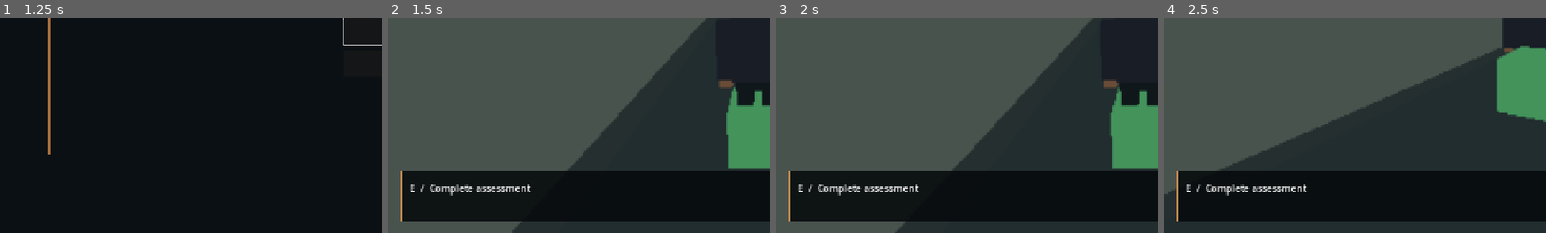
Above: before the commit, frames 1-4 (left to right).
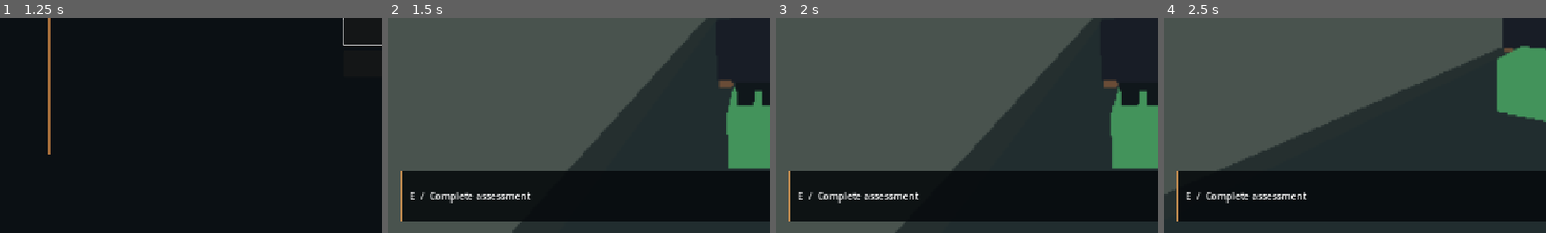
Above: after the commit, the same moments.

Repository: CoolgamerProXD/Stealty-Assasin-redesigned-computing-machine-Beta
Game: Godot game, scene res://scenes/main_menu.tscn
The game is run twice, just before and just after one commit, with the same random seed, the same clock (stepped at 60 frames per second) and the same inputs.
Inputs (mouse positions are % of the whole screen's width and height, from its top left):
- Up to frame 1 (1.25 s): click "CAMPAIGN / NEXT ASSIGNMENT" at 0.5 s
- Up to frame 2 (1.5 s): click "BEGIN ASSIGNMENT" at 1.25 s
- Up to frame 3 (2 s): no input
- Up to frame 4 (2.5 s): move the mouse to (55, 50) at 2.02 s; hold W (move_forward) from 2.03 s (still down); hold C (crouch) from 2.03 s (still down); click (55, 50) at 2.17 s
The pictures show only the part of the screen within x 0-50%, y 50-100%; the shares and areas given below are measured in that part.

Frame 1 is identical in both runs. In frame 2, 1.3% of the frame differs, in the area x 5-38%, y 77-87%; in frame 3, 1.3%; in frame 4, 1.3%.

Commit message:
Stabilize cover regression and declutter interaction feedback
Co-authored-by: arena-agent <297053741+arena-agent@users.noreply.github.com>

Diff:
--- a/scripts/world/hotel.gd
+++ b/scripts/world/hotel.gd
@@ -26,6 +26,8 @@
 @export var instinct_target_color: Color = Color(1.0, 0.08, 0.05)
 @export var instinct_item_color: Color = Color(1.0, 0.82, 0.05)
 var message: String = ""
+var last_message: String = ""
+var message_remaining: float = 0.0
 
 func mission_id() -> String:
  return "meridian"
@@ -315,6 +317,8 @@
  ambience_audio.play()
  prompt = Label.new()
  prompt.add_theme_font_size_override("font_size", 16)
+ prompt.autowrap_mode = TextServer.AUTOWRAP_WORD_SMART
+ prompt.custom_minimum_size.x = 780
  bottom.add_child(prompt)
 
 func _select_equipment(slot: int) -> void:
@@ -595,5 +599,10 @@
  if player.equipment.selected == "training_sidearm": equipment_hud.text += "\nCHARGES  %d / 5" % player.equipment.charges
  crosshair.visible = player.aiming
  var nearest := _nearest()
- prompt.text = ("E  /  " + nearest.label + "\n" if nearest else "") + message
+ if message != last_message:
+  last_message = message
+  message_remaining = 7.0
+ message_remaining = maxf(0.0, message_remaining - _delta)
+ var current_message := message if message_remaining > 0.0 else ""
+ prompt.text = ("E  /  " + nearest.label + ("\n" if not current_message.is_empty() else "") if nearest else "") + current_message
  prompt_panel.visible = not prompt.text.strip_edges().is_empty()
--- a/tests/run_tests.gd
+++ b/tests/run_tests.gd
@@ -226,10 +226,13 @@
  observer.memory.observations.clear()
  observer.suspicion = 0.0
  observer.state = "idle"
+ observer.global_position = Vector3(3.5, 0.05, 4.7)
+ observer.velocity = Vector3.ZERO
  Input.action_press("crouch")
  await create_timer(0.4).timeout
  observer.set_physics_process(true)
  await create_timer(0.9).timeout
+ print("STEALTH_DIAG: observer=", observer.global_position, " player=", player.global_position, " stance=", player.stance_height, " suspicion=", observer.suspicion)
  check(observer.suspicion == 0.0, "low solid cover blocks crouched sight ray")
  observer.set_physics_process(false)
  Input.action_release("crouch")
